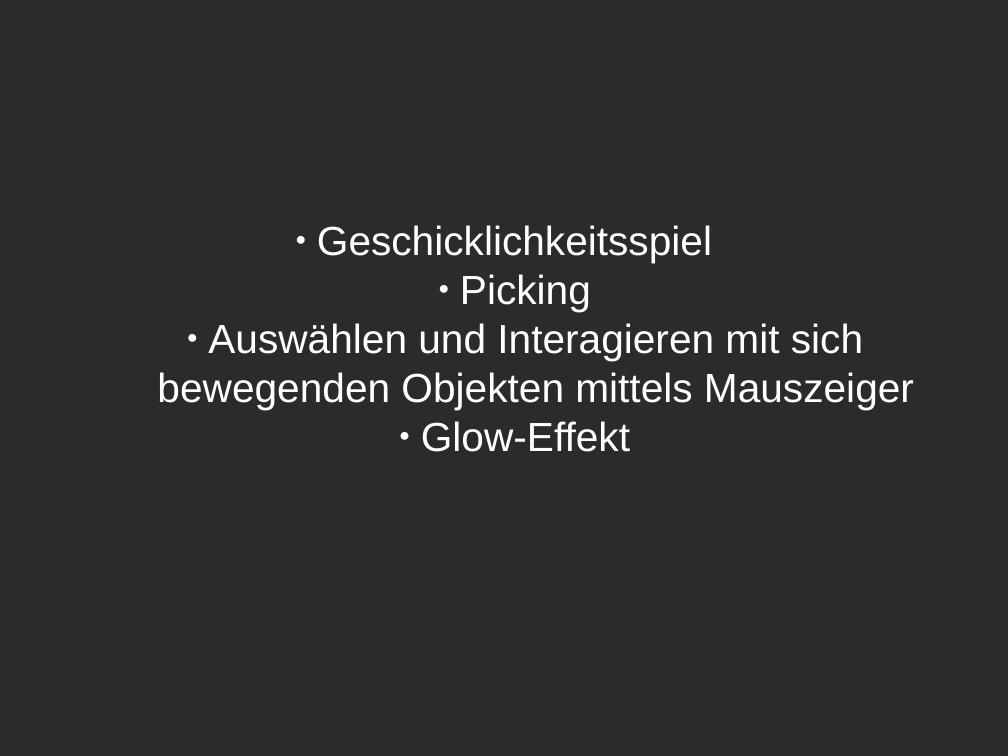
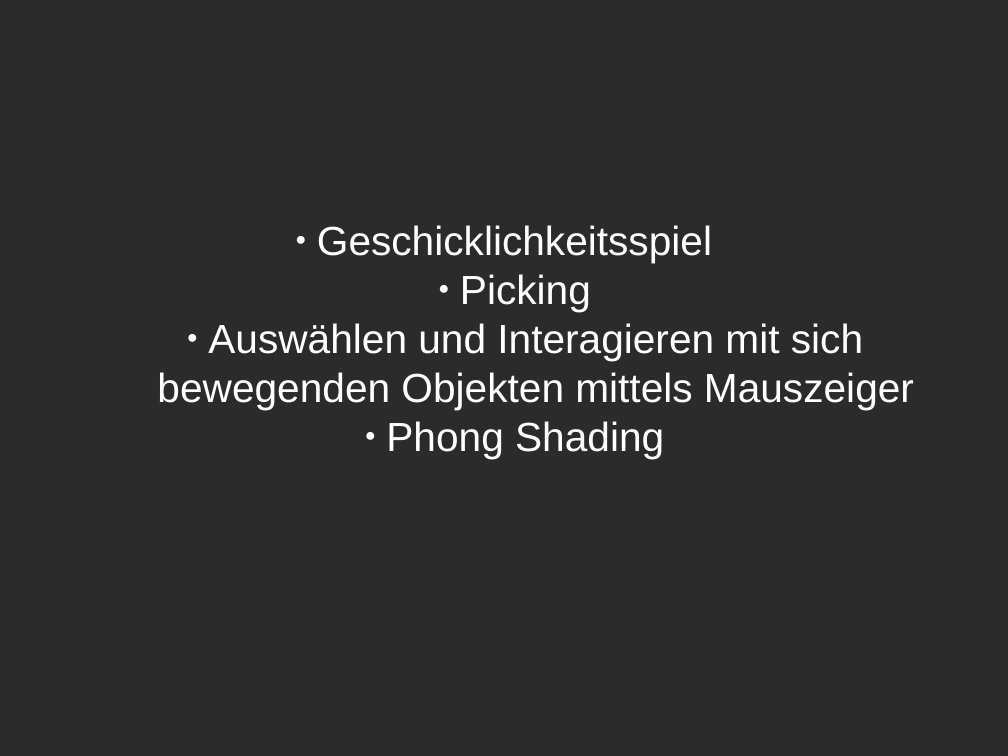
Before and after one commit to mgla/cg-projekt0910, a slide deck: slide 2 of präsentation/Folien.odp. Drawn at 1008x756 pixels with LibreOffice and Linux fonts; fonts in the diff are those of the drawing; background and template pictures are left out; a plain dark background stands for a picture behind light text. Boxes give left, top, right and bottom in pixels: in the first picture for what was removed or moved away, otherwise in the second. Text is boxed around its words. In the diff, an @@ line names an element or a change of style, - is before the commit and + after.

Commit message:
phong Teil ergänzt

```diff
--- a/präsentation/Folien.odp
+++ b/präsentation/Folien.odp
@@ subtitle at (x1=386, y1=421, x2=664, y2=458): text changed @@
-  ● Glow-Effekt
+  ● Phong Shading
```
Also in this commit, not shown: 4 slides added, 1 slide removed.
